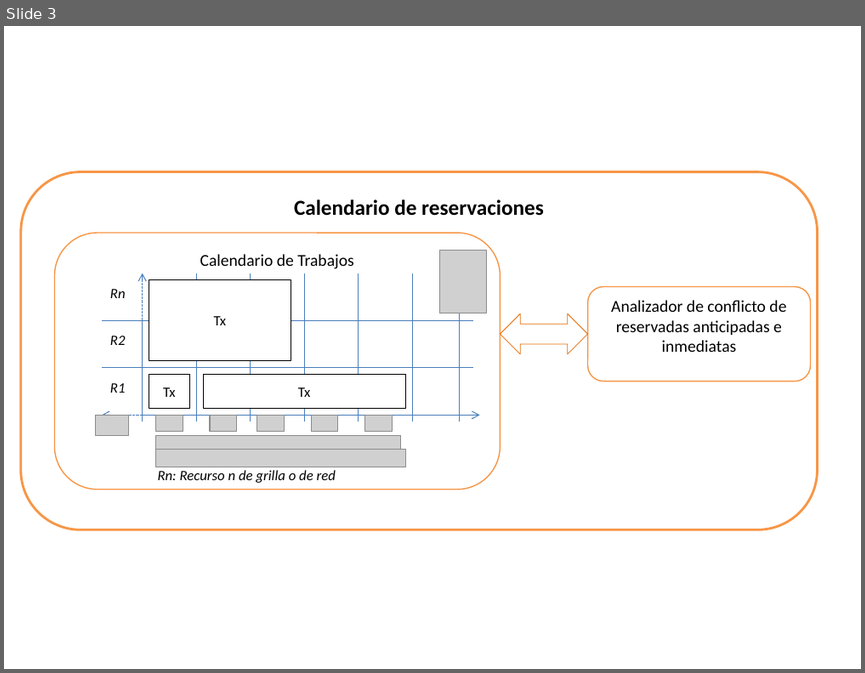
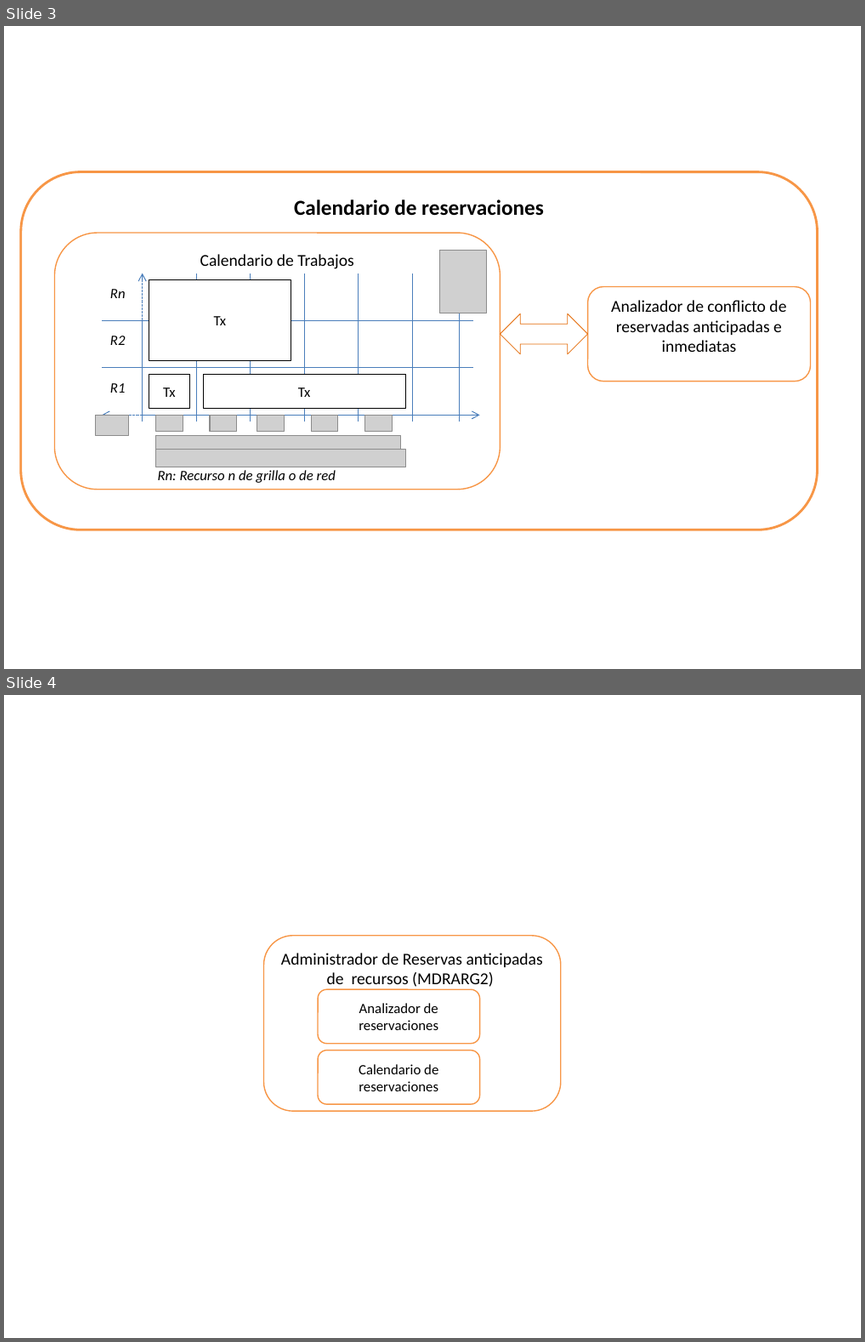
Before and after one commit to yesidavella/AG2, a slide deck: trunk/Graficas de arquitectura ag2.pptx. Shown one above the other, each under a label of ours: slide 3 before the commit, slides 3 and 4 after it. The pictures are 865x673 and 865x1342 pixels, drawn with LibreOffice and Linux fonts; fonts in the diff are those of the drawing; grey boxes stand for pictures; background and template pictures are left out. Boxes give left, top, right and bottom in pixels: in the first picture for what was removed or moved away, otherwise in the second. Text is boxed around its words. In the diff, an @@ line names an element or a change of style, - is before the commit and + after.

```diff
--- a/trunk/Graficas de arquitectura ag2.pptx
+++ b/trunk/Graficas de arquitectura ag2.pptx
@@ slide 4 added at box(4, 695, 861, 1338), background #FFFFFF @@
@@ rounded rectangle added at box(263, 936, 560, 1111), fill #FFFFFF, outline #F79646 1 pt, 14 pt, text #000000 @@
+Administrador de Reservas anticipadas de recursos (MDRARG2)
@@ rounded rectangle added at box(318, 990, 479, 1043), fill #FFFFFF, outline #F79646 1 pt, 12 pt, text #000000 @@
+Analizador de reservaciones
@@ rounded rectangle added at box(318, 1049, 479, 1104), fill #FFFFFF, outline #F79646 1 pt, 12 pt, text #000000 @@
+Calendario de reservaciones
```
Also in this commit, not shown: 1 slide changed, 3 other files.
